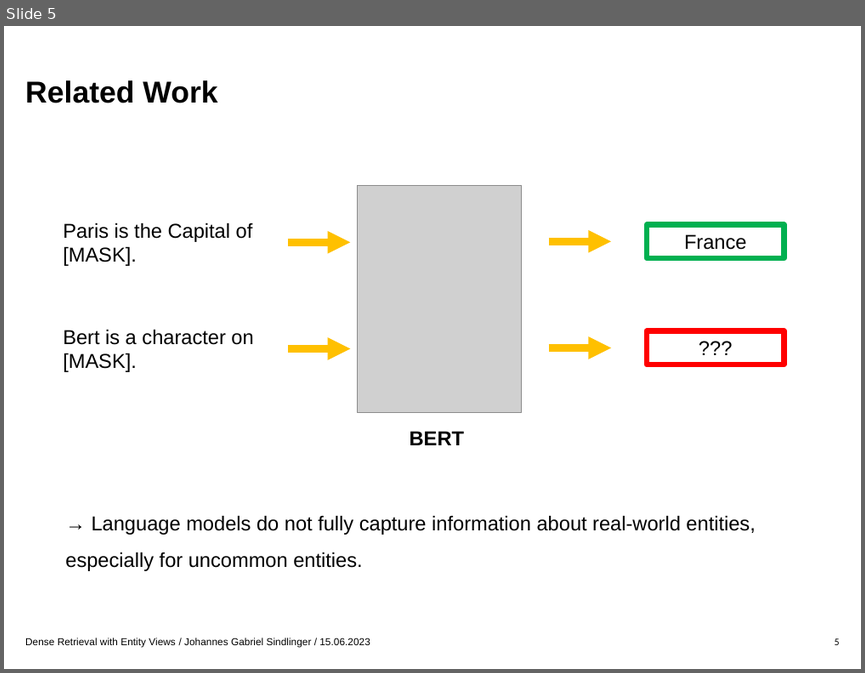
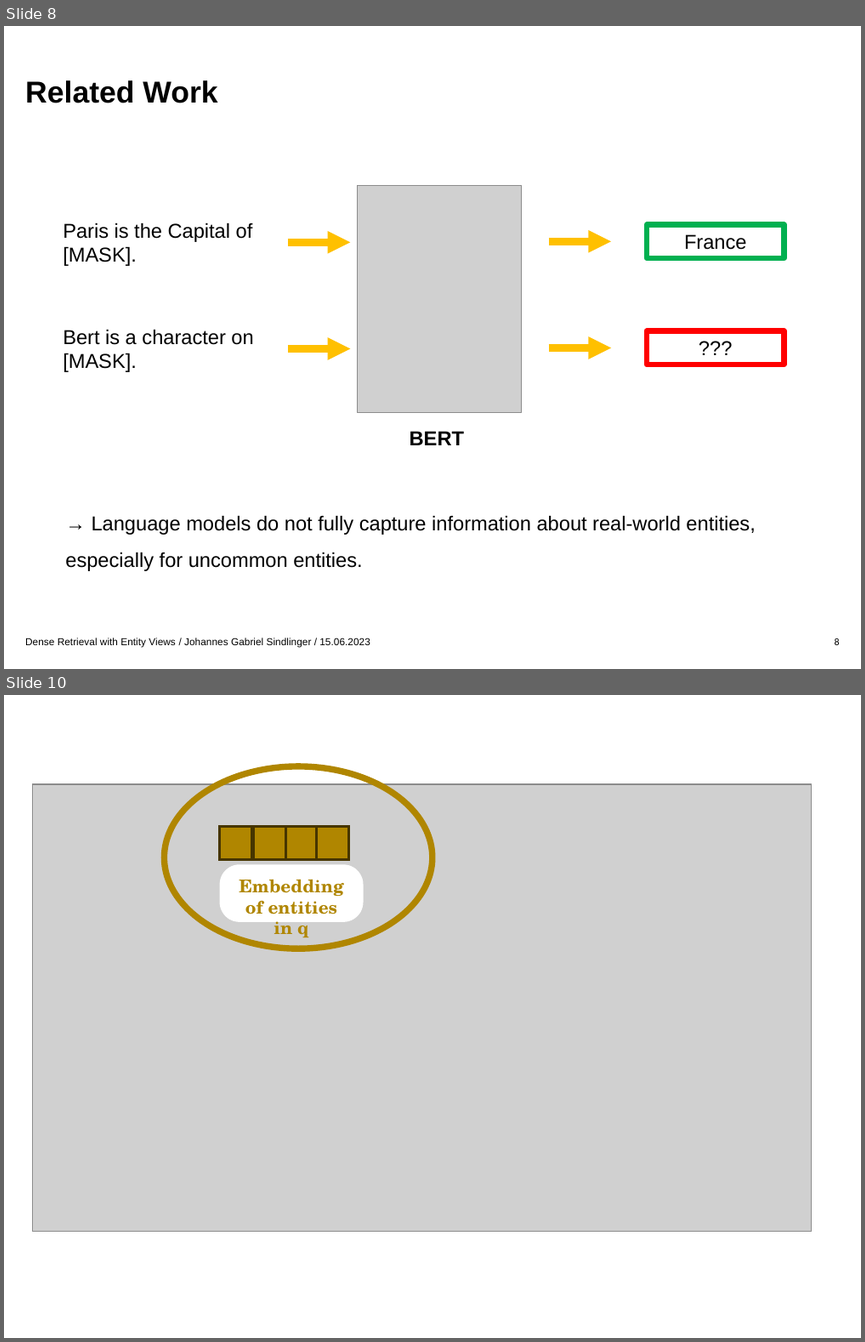
Before and after one commit to gsindlinger/Dense_Retrieval_With_Entities_Seminar, a slide deck: Präsentation.pptx. Shown one above the other, each under a label of ours: slide 5 before the commit, slides 8 and 10 after it; the slides between them are not shown. The pictures are 865x673 and 865x1342 pixels, drawn with LibreOffice and Linux fonts; fonts in the diff are those of the drawing; grey boxes stand for pictures; background and template pictures are left out. Boxes give left, top, right and bottom in pixels: in the first picture for what was removed or moved away, otherwise in the second. Text is boxed around its words. In the diff, an @@ line names an element or a change of style, - is before the commit and + after.

```diff
--- a/Präsentation.pptx
+++ b/Präsentation.pptx
@@ slide 10 added at (4, 695, 861, 1338), background #FFFFFF @@
@@ ellipse added at (165, 766, 433, 949), outline #B08600 5 pt @@
@@ picture added at (32, 784, 811, 1231) @@
@@ group added at (220, 827, 349, 859): 4 rectangles @@
@@ rounded rectangle added at (220, 864, 363, 922), fill #FFFFFF, 14 pt, text #B08600, bold @@
+Embedding of entities in q
@@ what was slide 5 is now slide 8 @@
@@ page number at (834, 638, 840, 645): text changed @@
-5
+8
```
Also in this commit, not shown: 6 slides changed, 20 other slides added, 22 other files.
